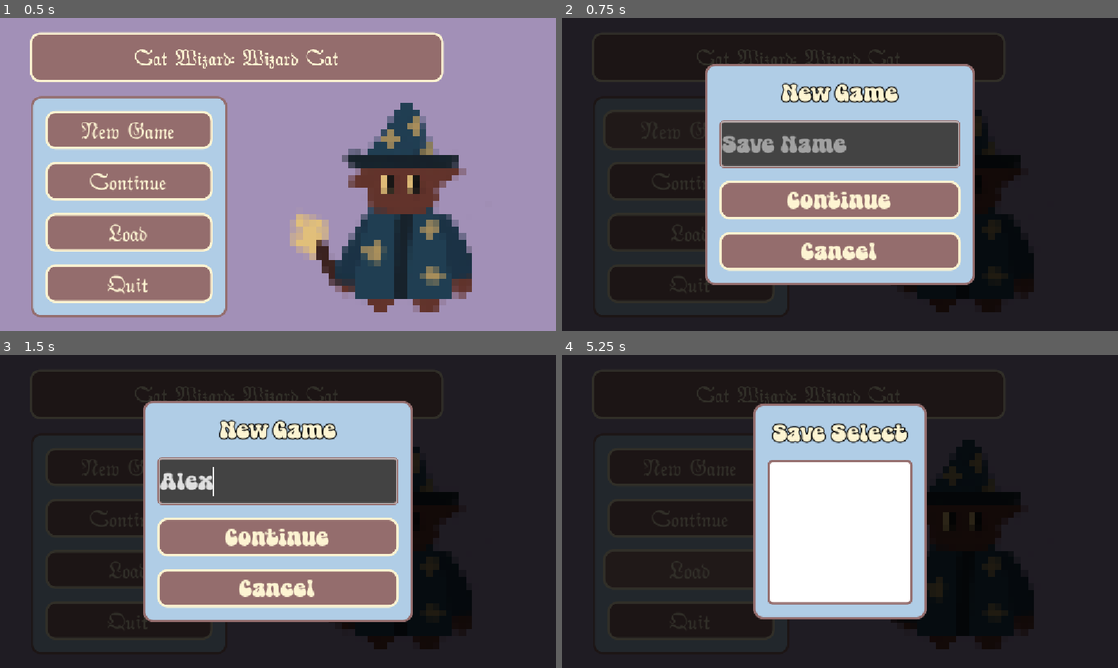
Above: before the commit, frames 1-4 (two rows, left to right).
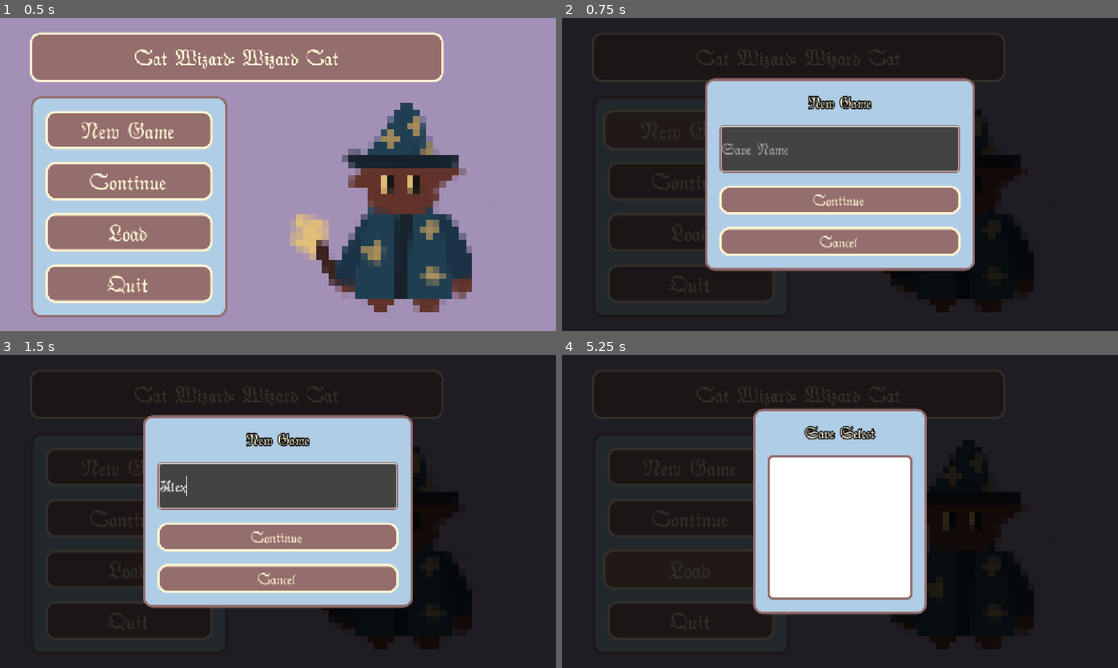
Above: after the commit, the same moments.

Repository: teganmy/wizard-cat-cat-wizard
Game: Godot game, scene res://main.tscn
Two runs of this game, one before a commit and one after it. Both use one fixed random seed, a clock stepped at 60 frames per second and the inputs below.
Inputs (mouse positions are in pixels of both pictures, inside the frame that each line leads up to):
- Up to frame 1 (0.5 s): no input
- Up to frame 2 (0.75 s): click "New Game" at 0.5 s
- Up to frame 3 (1.5 s): click (278, 480) at 1.27 s; type "Alex" at 1.35 s
- Up to frame 4 (5.25 s): click "New Game" at 2 s; click "Continue" at 2.75 s; click "Continue" at 3.5 s; click "Cancel" at 4.25 s; click "Load" at 5 s

Frame 1 is identical in both runs. In frame 2, 16% of the frame differs, in the area x 25-75%, y 14-86%; in frame 3, 15%; in frame 4, 4.0%.
Error in both runs: Out of bounds get index '0' (on base: 'Array[String]') (res://save.gd:15)

Commit message:
Started changing font stuff

Diff:
--- a/wizard-cat-game/UI/hud.tscn
+++ b/wizard-cat-game/UI/hud.tscn
@@ -5,7 +5,6 @@
 [ext_resource type="FontFile" uid="uid://cvdyy7i6focc1" path="res://assets/Auldmagick-gvdp.ttf" id="3_pf7ph"]
 [ext_resource type="Texture2D" uid="uid://twcn8reybrid" path="res://assets/heart2.png" id="4_0j753"]
 [ext_resource type="Script" uid="uid://ccdrtef6dusxl" path="res://UI/wave_label.gd" id="5_0j753"]
-[ext_resource type="FontFile" uid="uid://b0olbbjmcd3wj" path="res://assets/SuperMagic-L3XVn.ttf" id="5_1m68m"]
 [ext_resource type="Script" uid="uid://cp8f4cqmnbsvk" path="res://UI/pause_menu.gd" id="5_quk1y"]
 [ext_resource type="Script" uid="uid://dq2js0a13n6oc" path="res://components/button_tween.gd" id="6_quk1y"]
 [ext_resource type="Script" uid="uid://bsm781q6jn3fy" path="res://UI/confirm_menu.gd" id="8_i0a73"]
@@ -28,7 +27,6 @@
 corner_detail = 10
 
 [sub_resource type="Theme" id="Theme_1m68m"]
-default_font = ExtResource("5_1m68m")
 default_font_size = 40
 HBoxContainer/constants/separation = 20
 PopupPanel/styles/panel = SubResource("StyleBoxFlat_quk1y")
@@ -36,7 +34,6 @@
 VBoxContainer/constants/separation = 6
 
 [sub_resource type="LabelSettings" id="LabelSettings_gudfk"]
-font = ExtResource("5_1m68m")
 font_size = 30
 
 [sub_resource type="StyleBoxFlat" id="StyleBoxFlat_1m68m"]
@@ -136,10 +133,10 @@
 anchor_top = 0.5
 anchor_right = 0.5
 anchor_bottom = 0.5
-offset_left = 10.0
-offset_top = 10.0
-offset_right = 310.0
-offset_bottom = 310.0
+offset_left = -150.0
+offset_top = -150.0
+offset_right = 150.0
+offset_bottom = 150.0
 grow_horizontal = 2
 grow_vertical = 2
 theme_override_fonts/normal_font = ExtResource("3_pf7ph")
--- a/wizard-cat-game/assets/default_theme.tres
+++ b/wizard-cat-game/assets/default_theme.tres
@@ -1,6 +1,4 @@
 [gd_resource type="Theme" format=3 uid="uid://cnlk2q7yx8tfd"]
-
-[ext_resource type="FontFile" uid="uid://b0olbbjmcd3wj" path="res://assets/SuperMagic-L3XVn.ttf" id="1_qew4h"]
 
 [sub_resource type="StyleBoxFlat" id="StyleBoxFlat_81pgw"]
 content_margin_left = 10.0
@@ -104,7 +102,6 @@
 corner_radius_bottom_left = 10
 
 [resource]
-default_font = ExtResource("1_qew4h")
 default_font_size = 50
 Button/colors/font_color = Color(0.99215686, 0.95686275, 0.8235294, 1)
 Button/colors/font_hover_color = Color(0.99215686, 0.95686275, 0.8235294, 1)
--- a/wizard-cat-game/project.godot
+++ b/wizard-cat-game/project.godot
@@ -34,7 +34,7 @@
 [gui]
 
 theme/custom="uid://cnlk2q7yx8tfd"
-theme/custom_font="uid://b0olbbjmcd3wj"
+theme/custom_font="uid://cvdyy7i6focc1"
 
 [input]
 
